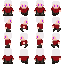
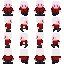
Before/after of a 64 x 64 layered artwork. What changed in the layer stack:
painted on "Layer 1 copy 7" over <box>2,5,61,64</box>
